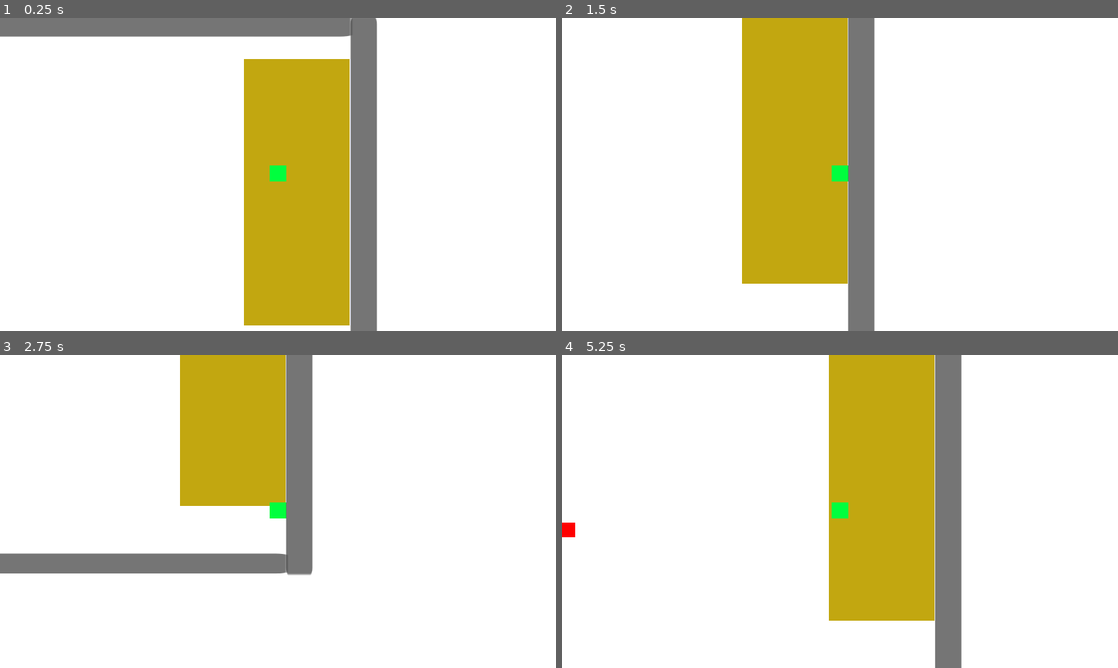
Above: before the commit, frames 1-4 (two rows, left to right).
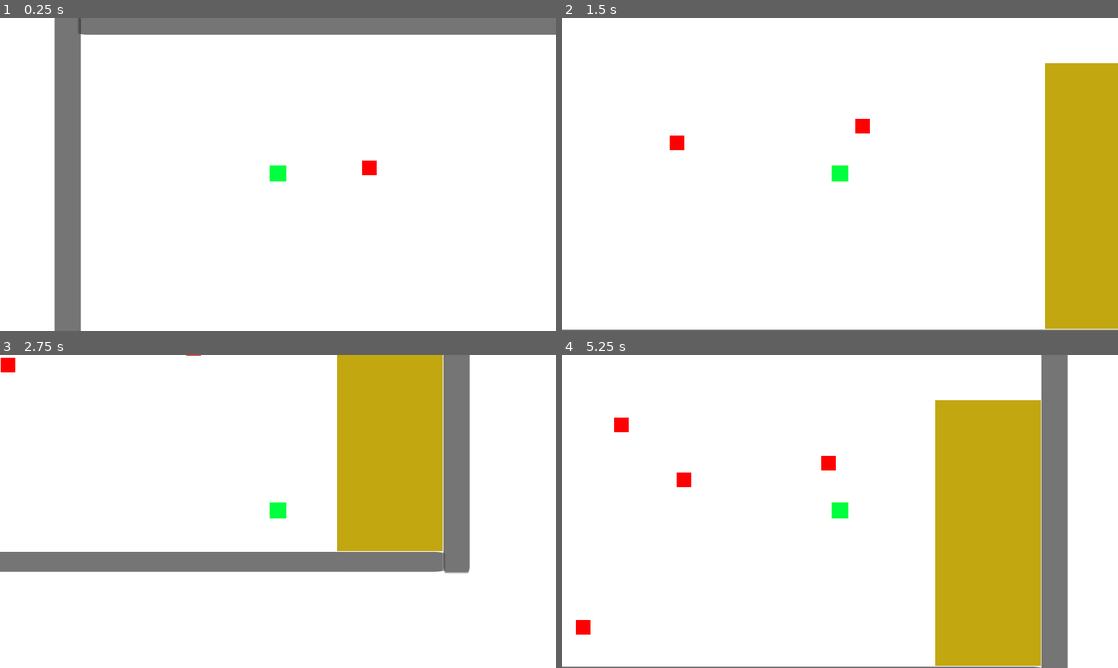
Above: after the commit, the same moments.

Repository: SysForgeStudio/rotten-redemption
Game: Godot game, scene res://World/world.tscn
The game is run twice, just before and just after one commit, with the same random seed, the same clock (stepped at 60 frames per second) and the same inputs. The project has no main scene, so this scene is started directly.
Inputs:
- Up to frame 1 (0.25 s): no input
- Up to frame 2 (1.5 s): hold D (move_right) 0.53-1.28 s; hold S (move_down) from 1.28 s (still down)
- Up to frame 3 (2.75 s): release S (move_down) at 2.03 s; hold D (move_right) from 2.03 s (still down)
- Up to frame 4 (5.25 s): release D (move_right) at 2.78 s; hold W (move_up) 2.78-3.53 s; hold A (move_left) 3.53-5.03 s; hold S (move_down) from 5.03 s (still down)

The runs differ from the first frame. In frame 1, 28% of the frame differs, in the area x 0-100%, y 0-100%; in frame 2, 33%; in frame 3, 30%; in frame 4, 39%, in the area x 0-91%, y 0-100%.

Commit message:
Mob spawn

Diff:
--- a/Mobs/mob.gd
+++ b/Mobs/mob.gd
@@ -1,8 +1,9 @@
 extends CharacterBody2D
 
-const SPEED = 10
+const SPEED = 900
+var speed_multiplier = 6
 @onready var base = get_node("/root/World/Base")
 
 func _physics_process(delta):
-	velocity.x += SPEED * delta
+	velocity.x = SPEED * delta * speed_multiplier
 	move_and_slide()
--- /dev/null
+++ b/World/world.gd
@@ -0,0 +1,11 @@
+extends Node2D
+
+func spawn_mob():
+	var new_mob = preload("res://Mobs/mob.tscn").instantiate()
+	get_node("Path2D/PathFollow2D").progress_ratio = randf()
+	new_mob.global_position = get_node("Path2D/PathFollow2D").global_position
+	add_child(new_mob)
+
+
+func _on_world_timer_timeout():
+	spawn_mob()
--- a/World/world.tscn
+++ b/World/world.tscn
@@ -1,21 +1,30 @@
-[gd_scene load_steps=6 format=3 uid="uid://dnjbowjc3sx32"]
+[gd_scene load_steps=8 format=3 uid="uid://dnjbowjc3sx32"]
 
+[ext_resource type="Script" path="res://World/world.gd" id="1_3q8xy"]
 [ext_resource type="PackedScene" uid="uid://ctr7fqw36hi21" path="res://World/background.tscn" id="1_u8ywu"]
 [ext_resource type="PackedScene" uid="uid://dgpsr34ysnpew" path="res://World/base.tscn" id="2_0s4u6"]
 [ext_resource type="PackedScene" uid="uid://qui5exiishrc" path="res://Player/player.tscn" id="2_7rait"]
 [ext_resource type="PackedScene" uid="uid://c4kjxcwaitwcu" path="res://World/wall.tscn" id="3_gev3e"]
 [ext_resource type="PackedScene" uid="uid://c2csgaxwfrns0" path="res://Mobs/mob.tscn" id="4_ib8n4"]
 
+[sub_resource type="Curve2D" id="Curve2D_tqtxj"]
+_data = {
+"points": PackedVector2Array(0, 0, 0, 0, 132, 257, 0, 0, 0, 0, 336, 257, 0, 0, 0, 0, 334, 919, 0, 0, 0, 0, 135, 904, 0, 0, 0, 0, 132, 257)
+}
+point_count = 5
+
 [node name="World" type="Node2D"]
+script = ExtResource("1_3q8xy")
+metadata/_edit_horizontal_guides_ = [257.0]
 
 [node name="Background" parent="." instance=ExtResource("1_u8ywu")]
 
 [node name="Base" parent="." instance=ExtResource("2_0s4u6")]
-position = Vector2(1553, 146)
+position = Vector2(1553, 282)
 scale = Vector2(1, 1.76)
 
 [node name="Player" parent="." instance=ExtResource("2_7rait")]
-position = Vector2(1639, 458)
+position = Vector2(641, 463)
 
 [node name="Wall" parent="." instance=ExtResource("3_gev3e")]
 position = Vector2(0, -1)
@@ -35,22 +44,22 @@
 rotation = 1.5708
 scale = Vector2(1.63872, 10.6741)
 
-[node name="Mob" parent="." instance=ExtResource("4_ib8n4")]
-position = Vector2(310, 296)
-
-[node name="Mob2" parent="." instance=ExtResource("4_ib8n4")]
-position = Vector2(463, 464)
-
-[node name="Mob4" parent="." instance=ExtResource("4_ib8n4")]
-position = Vector2(635, 607)
-
-[node name="Mob5" parent="." instance=ExtResource("4_ib8n4")]
-position = Vector2(435, 781)
-
-[node name="Mob3" parent="." instance=ExtResource("4_ib8n4")]
-position = Vector2(302, 587)
-
 [node name="Base Wall Invisible" parent="." instance=ExtResource("3_gev3e")]
 visible = false
 position = Vector2(1537, 131)
 scale = Vector2(0.44, 4.52)
+
+[node name="Mob" parent="." instance=ExtResource("4_ib8n4")]
+position = Vector2(863, 421)
+
+[node name="Path2D" type="Path2D" parent="."]
+position = Vector2(83, 3)
+curve = SubResource("Curve2D_tqtxj")
+
+[node name="PathFollow2D" type="PathFollow2D" parent="Path2D"]
+position = Vector2(132, 257)
+
+[node name="WorldTimer" type="Timer" parent="."]
+autostart = true
+
+[connection signal="timeout" from="WorldTimer" to="." method="_on_world_timer_timeout"]
